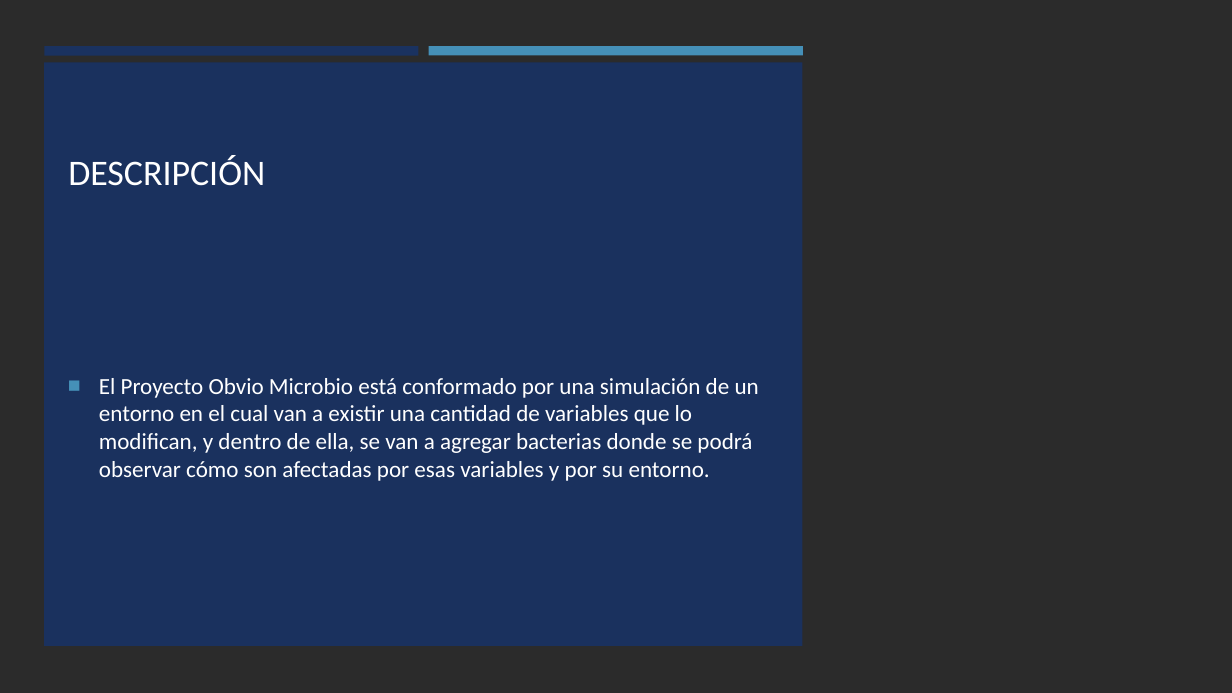
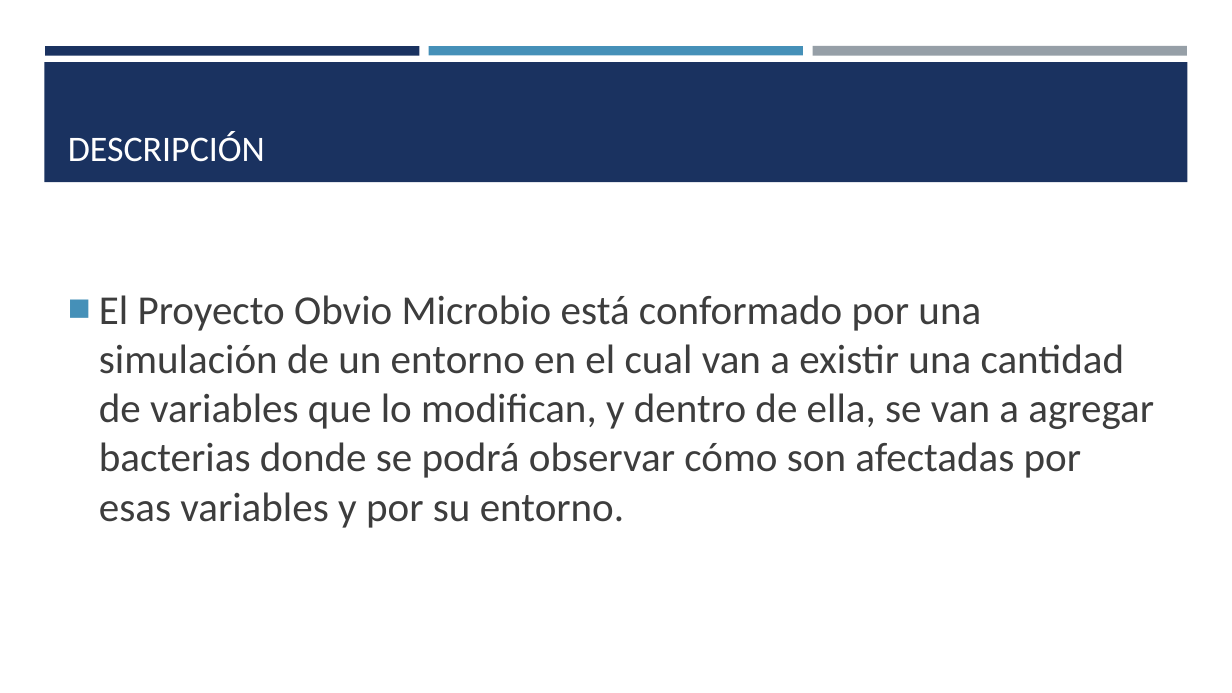
Before and after one commit to rubengv1999/ObvioMicrobio, a slide deck: slide 2 of Obvio Microbio.pptx. Drawn at 1232x693 pixels with LibreOffice and Linux fonts; fonts in the diff are those of the drawing; background and template pictures are left out; a plain dark background stands for a picture behind light text. Boxes give left, top, right and bottom in pixels: in the first picture for what was removed or moved away, otherwise in the second. Text is boxed around its words. In the diff, an @@ line names an element or a change of style, - is before the commit and + after.

```diff
--- a/Obvio Microbio.pptx
+++ b/Obvio Microbio.pptx
@@ rectangle removed at bbox=[0, 0, 1232, 693] @@
@@ rectangle removed at bbox=[44, 46, 419, 55] @@
@@ rectangle added at bbox=[45, 46, 420, 55], fill #1A3260 @@
@@ rectangle removed at bbox=[429, 46, 803, 55] @@
@@ rectangle added at bbox=[429, 46, 803, 55], fill #4590B8 @@
@@ rectangle added at bbox=[812, 46, 1187, 56], fill #969FA7 @@
@@ rectangle removed at bbox=[44, 63, 803, 646] @@
@@ rectangle added at bbox=[44, 62, 1188, 182], fill #1A3260 @@
@@ title "DESCRIPCIÓN": place and size @@
-title "DESCRIPCIÓN" at bbox=[68, 155, 265, 186]
+title "DESCRIPCIÓN" at bbox=[68, 131, 265, 162]
@@ title "DESCRIPCIÓN" at bbox=[68, 131, 265, 162]: vertical alignment middle to bottom @@
@@ text "El Proyecto Obvio Microbio está ...": place and size @@
-text "El Proyecto Obvio Microbio está ..." at bbox=[99, 378, 759, 481]
+text "El Proyecto Obvio Microbio está ..." at bbox=[99, 295, 1154, 528]
@@ text "El Proyecto Obvio Microbio está ..." at bbox=[99, 295, 1154, 528]: size 18 to 32 pt, text colour #FFFFFF to #3D3D3D; more space between paragraphs @@
```
Also in this commit, not shown: 2 other slides changed, 1 slide added.
